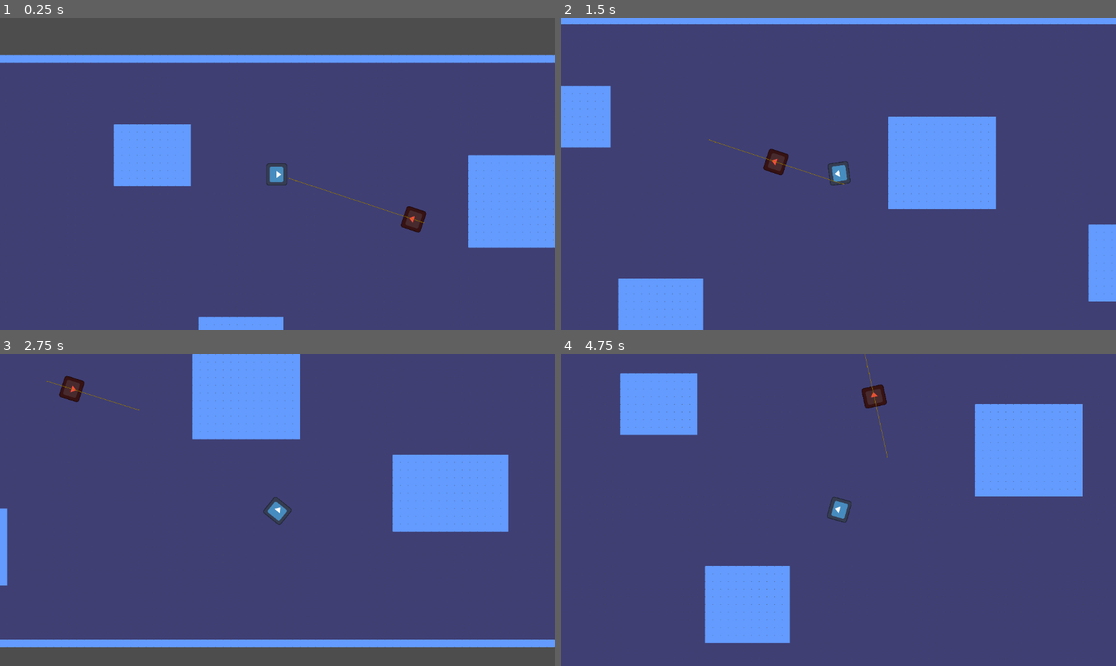
Above: before the commit, frames 1-4 (two rows, left to right).
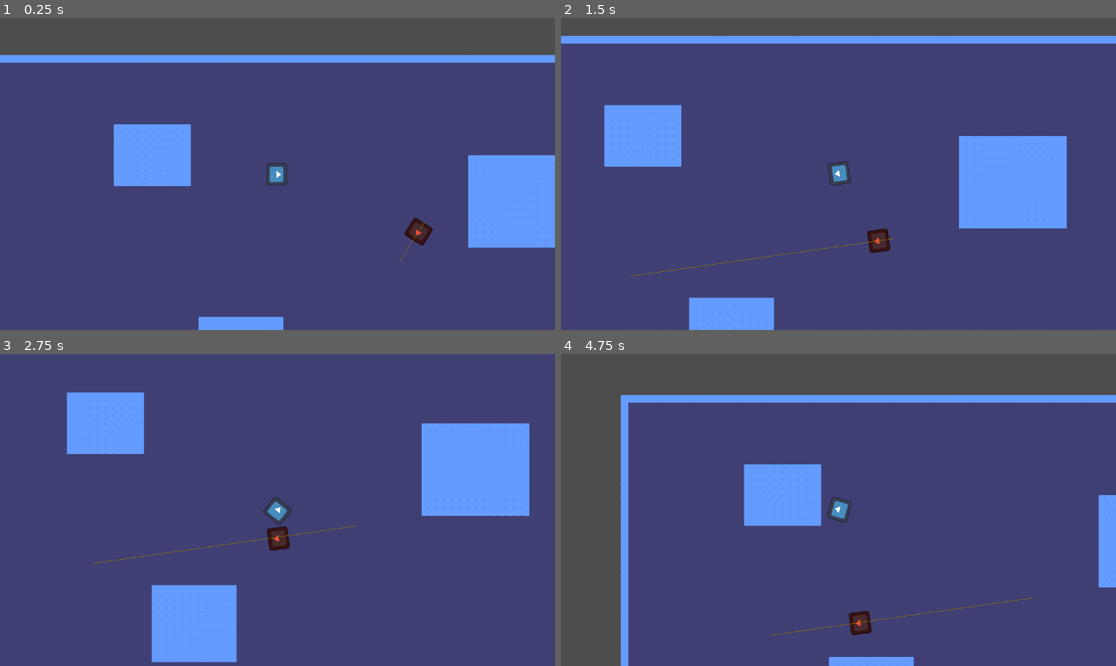
Above: after the commit, the same moments.

Repository: Gorgun-North/project-x
Game: Godot game, scene res://scenes/level_scenes/root.tscn
Same seed, same stepped clock (60 frames per second), same inputs: the game is played once before the commit and once after it. The engine's default icon, where the game draws it, is replaced by a stand-in: a white triangle on a blue panel in a dark square.
Inputs (mouse positions are in pixels of both pictures, inside the frame that each line leads up to):
- Up to frame 1 (0.25 s): no input
- Up to frame 2 (1.5 s): move the mouse to (960, 158) at 0.52 s; hold D (WASD_RIGHT) 0.53-1.28 s; move the mouse to (727, 189) at 1.27 s; hold S (WASD_DOWN) from 1.28 s (still down)
- Up to frame 3 (2.75 s): move the mouse to (333, 441) at 2.02 s; release S (WASD_DOWN) at 2.03 s; hold D (WASD_RIGHT) from 2.03 s (still down)
- Up to frame 4 (4.75 s): move the mouse to (810, 572) at 2.77 s; release D (WASD_RIGHT) at 2.78 s; hold W (WASD_UP) 2.78-3.53 s; move the mouse to (1005, 556) at 3.52 s; hold A (WASD_LEFT) from 3.53 s (still down); move the mouse to (672, 463) at 4.27 s

The runs differ from the first frame. In frame 1, 0.5% of the frame differs, in the area x 52-78%, y 51-78%; in frame 2, 27%; in frame 3, 25%; in frame 4, 41%, in the area x 0-100%, y 0-100%.

Commit message:
made the AI more efficient and made them use the entire map

Diff:
--- a/scenes/object_scenes/enemy.tscn
+++ b/scenes/object_scenes/enemy.tscn
@@ -3,7 +3,7 @@
 [ext_resource type="Texture2D" uid="uid://dnsew7nd2l33f" path="res://icon.svg" id="1_rrwef"]
 [ext_resource type="Script" uid="uid://bxrfkv7bc6ydf" path="res://scripts/state_scripts/state_controller.gd" id="2_21n3x"]
 [ext_resource type="Script" uid="uid://dy5sreqcaen4y" path="res://scripts/enemy_scripts/enemy_idle.gd" id="3_4wdx0"]
-[ext_resource type="Script" uid="uid://b4dv7k0e31r3t" path="res://scripts/enemy_scripts/enemy_move.gd" id="4_vssxo"]
+[ext_resource type="Script" uid="uid://bj1pgmrbpmil3" path="res://scripts/enemy_scripts/enemy_move_2.gd" id="4_rrwef"]
 
 [sub_resource type="CircleShape2D" id="CircleShape2D_rrwef"]
 radius = 80.0
@@ -31,12 +31,10 @@
 [node name="Idle" type="Node" parent="state_machine_controller"]
 script = ExtResource("3_4wdx0")
 
-[node name="Move" type="Node" parent="state_machine_controller" node_paths=PackedStringArray("nav", "move_dest_ray")]
-script = ExtResource("4_vssxo")
-speed = 200.0
+[node name="Move" type="Node" parent="state_machine_controller" node_paths=PackedStringArray("nav")]
+script = ExtResource("4_rrwef")
+max_speed = 200.0
 nav = NodePath("../../NavigationAgent2D")
-move_dest_ray = NodePath("../../move_destination_raycast")
-target_reached_distance = 150.0
 
 [node name="NavigationAgent2D" type="NavigationAgent2D" parent="."]
 radius = 80.0
@@ -44,7 +42,7 @@
 debug_use_custom = true
 debug_path_custom_color = Color(0.577629, 0.459409, 0, 1)
 
-[node name="move_destination_raycast" type="RayCast2D" parent="."]
+[node name="move_destination_raycast (deprecated)" type="RayCast2D" parent="."]
 top_level = true
 hit_from_inside = true
 
--- a/scenes/object_scenes/player.tscn
+++ b/scenes/object_scenes/player.tscn
@@ -30,7 +30,7 @@
 
 [node name="Move" type="Node" parent="State_controller"]
 script = ExtResource("2_gfahr")
-player_speed = 800.0
+player_speed = 400.0
 
 [node name="Dodge" type="Node" parent="State_controller"]
 
--- a/scripts/enemy_scripts/enemy_move.gd
+++ b/scripts/enemy_move.gd
@@ -8,13 +8,13 @@
 
 var target: Vector2 = Vector2.ZERO
 
-#Current bug, the new position is equal to the last pos reached and the game breaks
-
 #Variable for when the target finds the distance to the nav target acceptable
 @export var target_reached_distance: float
 
 var min_random_target_distance: float = -1000
 var max_random_target_distance: float = 1000
+
+var rng = RandomNumberGenerator.new()
 
 signal set_new_nav_destination
 
@@ -23,9 +23,6 @@
 	set_new_nav_destination.connect(on_new_nav_destination)
 	set_new_nav_destination.emit()
 
-
-
-var rng = RandomNumberGenerator.new()
 
 #Function to initialize the destination coordinates
 func init_dest_coords(min_coords: float, max_coords: float) -> Vector2:
--- /dev/null
+++ b/scripts/enemy_scripts/enemy_move_2.gd
@@ -0,0 +1,44 @@
+extends states
+class_name enemy_move2
+
+@export var max_speed     : float = 80.0
+@export var arrive_radius : float = 4.0
+@export var pause_seconds : float = 0.3
+
+@export var nav: NavigationAgent2D
+var _pause_timer : float = 0.0
+
+var rng = RandomNumberGenerator.new()
+
+func _Entered() -> void:
+	rng.randomize()
+	_pick_new_destination()
+
+
+func Physics_Update(delta: float) -> void:
+	if nav.is_navigation_finished():
+		body.velocity = Vector2.ZERO
+		_pause_timer -= delta
+		if _pause_timer <= 0.0:
+			_pick_new_destination()
+		return
+
+	var steer_target: Vector2 = nav.get_next_path_position()
+	body.look_at(nav.get_next_path_position())
+	var dir: Vector2 = (steer_target - body.global_position).normalized()
+
+	body.velocity = dir * max_speed
+
+
+func _pick_new_destination() -> void:
+	var map_rid: RID = nav.get_navigation_map()
+
+	# NavigationServer2D can hand us a genuine point ON the mesh:
+	var random_point := NavigationServer2D.map_get_random_point(
+		map_rid,
+		1,          # navigation layer mask (default “1”)
+		false       # fast random pick; set true for perfect uniformity
+	)
+
+	nav.set_target_position(random_point)
+	_pause_timer = pause_seconds
Renamed: scripts/enemy_scripts/enemy_move.gd.uid -> scripts/enemy_move.gd.uid
Not shown, added: scripts/enemy_scripts/enemy_move_2.gd.uid
